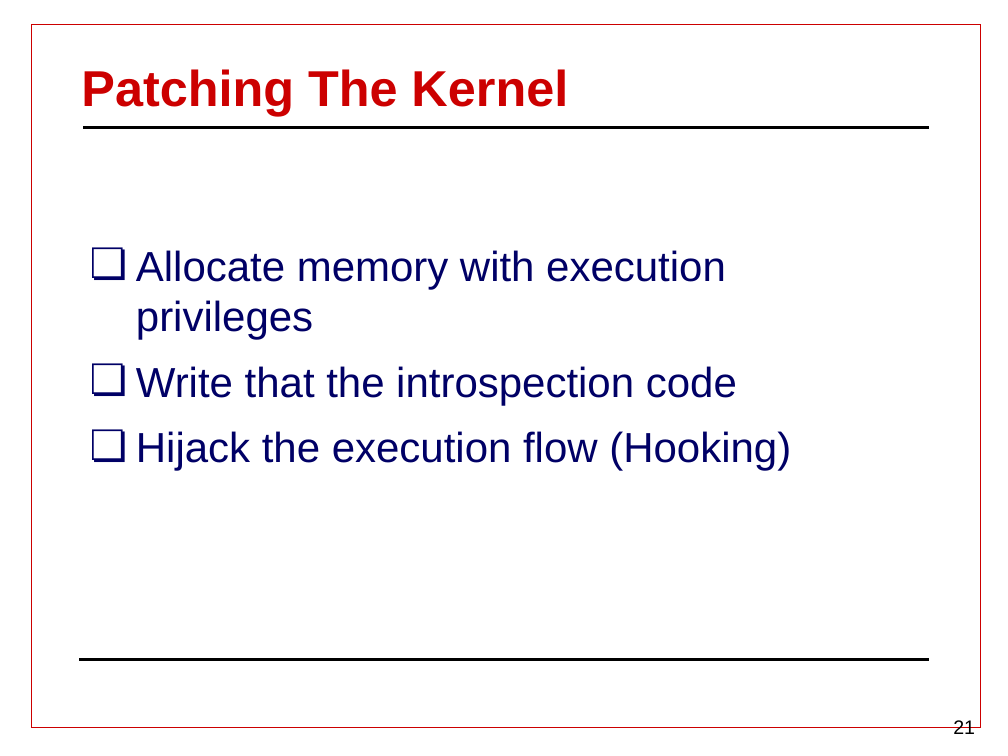
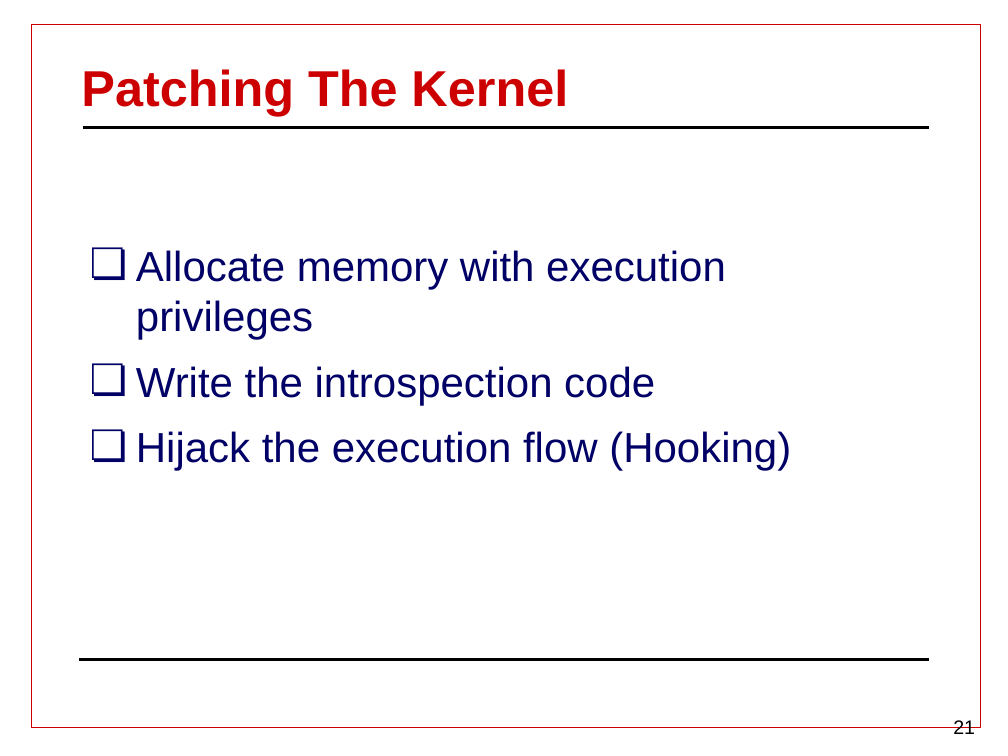
Before and after one commit to nearffxx/infosek2016, a slide deck: slide 21 of PalsitPrev3.pptx. Drawn at 1008x756 pixels with LibreOffice and Linux fonts; fonts in the diff are those of the drawing; background and template pictures are left out. Boxes give left, top, right and bottom in pixels: in the first picture for what was removed or moved away, otherwise in the second. Text is boxed around its words. In the diff, an @@ line names an element or a change of style, - is before the commit and + after.

```diff
--- a/PalsitPrev3.pptx
+++ b/PalsitPrev3.pptx
@@ text at (136,366,655,405): text changed @@
-❏ Write that the introspection code
+❏ Write the introspection code
```
Also in this commit, not shown: 4 other slides changed.
